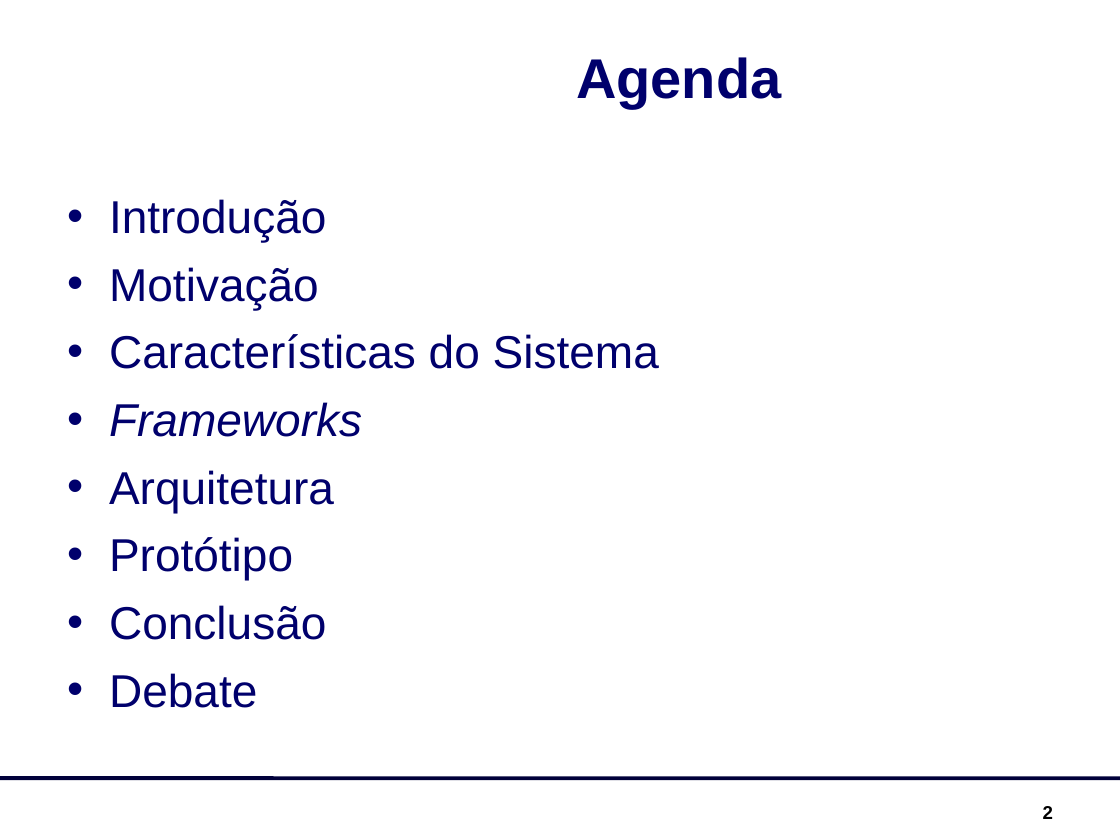
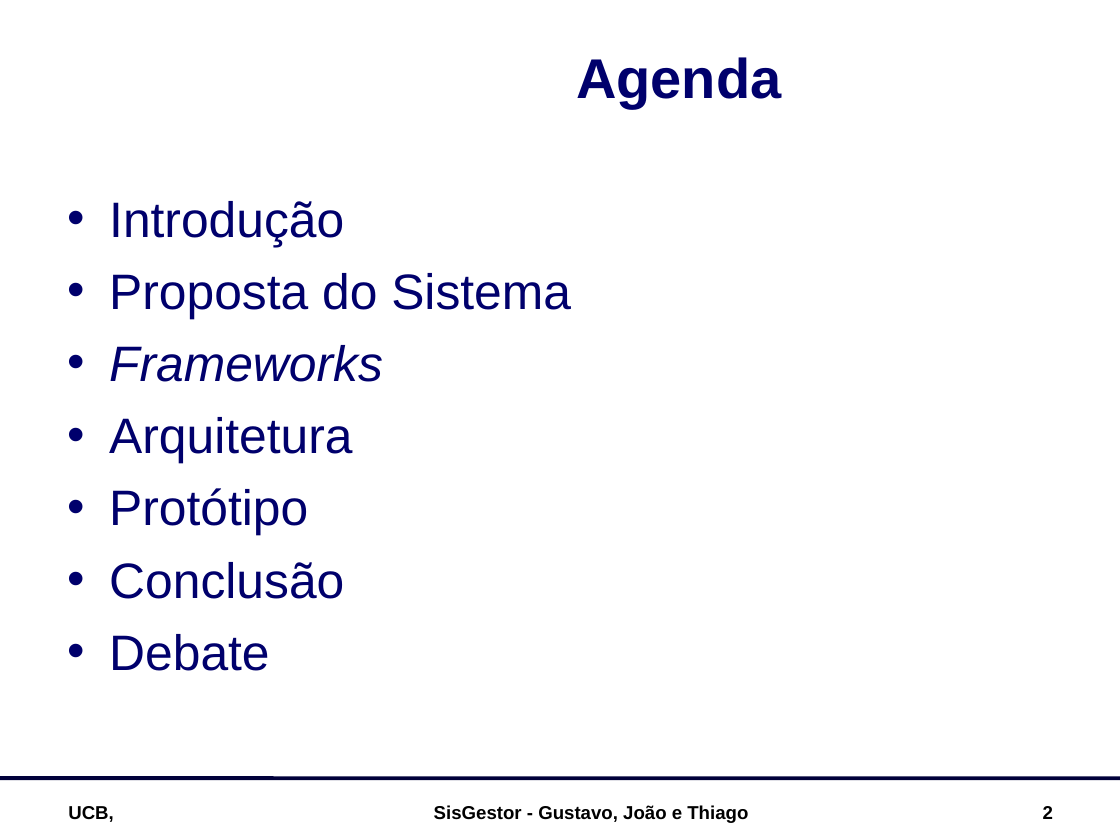
Before and after one commit to joaolce/sisgestor, a slide deck: slide 2 of documentacao/SisGestor_Apresentação.ppt. Drawn at 1120x840 pixels with LibreOffice and Linux fonts; fonts in the diff are those of the drawing; background and template pictures are left out. Boxes give left, top, right and bottom in pixels: in the first picture for what was removed or moved away, otherwise in the second. Text is boxed around its words. In the diff, an @@ line names an element or a change of style, - is before the commit and + after.

```diff
--- a/documentacao/SisGestor_Apresentação.ppt
+++ b/documentacao/SisGestor_Apresentação.ppt
@@ text at (x1=109, y1=201, x2=383, y2=671): size 29.6 to 32 pt in "Introdução", "Frameworks", "Arquitetura", "Protótipo" and 2 more places @@
@@ text at (x1=109, y1=273, x2=571, y2=319): text changed; size 29.6 to 32 pt @@
-• Motivação
-• Características do Sistema
+• Proposta do Sistema
@@ text added at (x1=68, y1=806, x2=114, y2=822), 12 pt, text #000000, bold @@
+UCB,
@@ text added at (x1=434, y1=805, x2=748, y2=823), 12 pt, text #000000, bold @@
+SisGestor - Gustavo, João e Thiago
```
Also in this commit, not shown: 6 other slides changed, 3 slides added, 3 slides removed, 1 other file.
